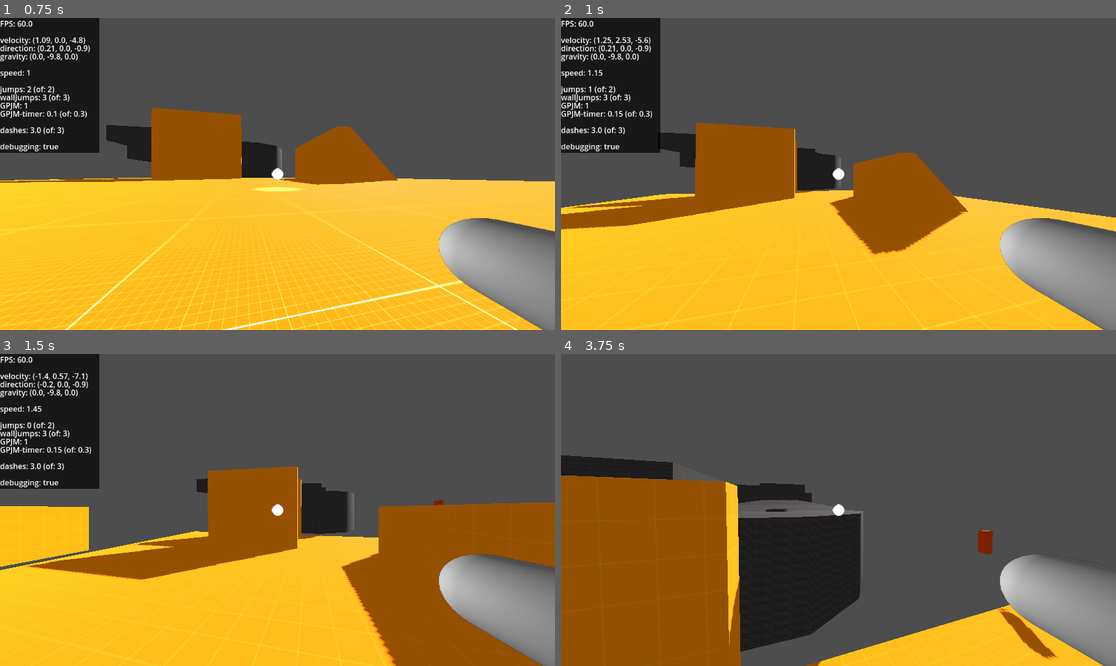
Above: before the commit, frames 1-4 (two rows, left to right).
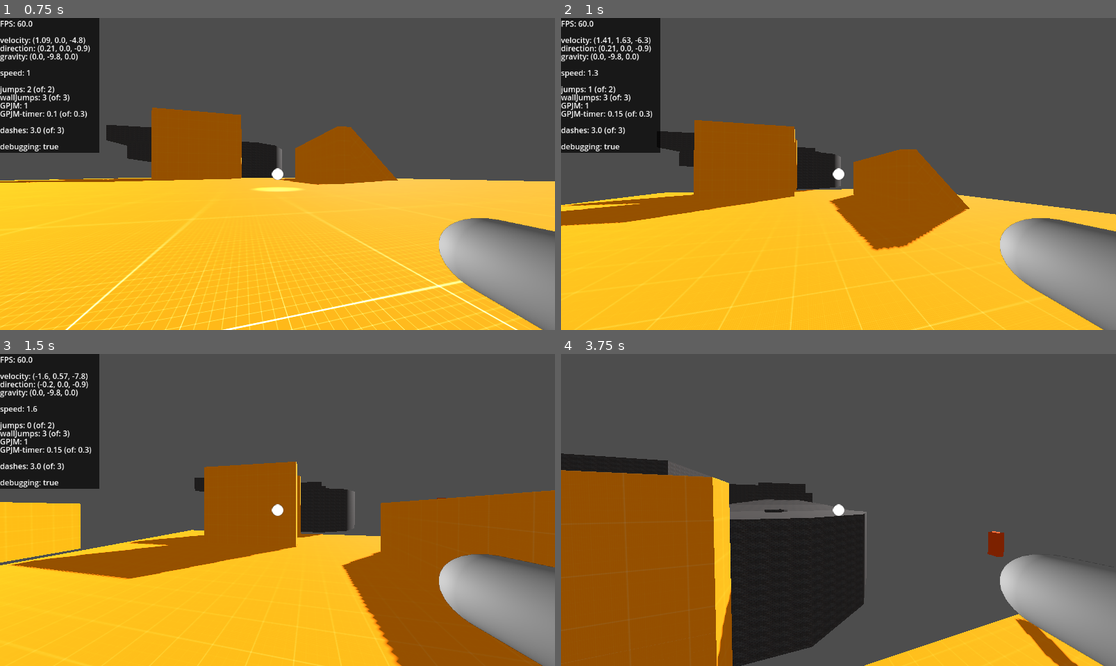
Above: after the commit, the same moments.

Repository: SebastianSchneiderbauer/3DMiami
Game: Godot game, scene res://world/scenes/world.tscn
Same seed, same stepped clock (60 frames per second), same inputs: the game is played once before the commit and once after it.
Inputs (mouse positions are in pixels of both pictures, inside the frame that each line leads up to):
- Up to frame 1 (0.75 s): tap Enter (ui_accept) at 0.5 s; move the mouse to (305, 174) at 0.52 s; hold Up (ui_up) from 0.53 s (still down); hold Ctrl (ctrl) from 0.53 s (still down)
- Up to frame 2 (1 s): keep holding Up (ui_up); keep holding Ctrl (ctrl); tap Enter (ui_accept) at 0.77, 0.8 s
- Up to frame 3 (1.5 s): keep holding Up (ui_up); tap Enter (ui_accept) at 1.07, 1.35 s; move the mouse to (249, 510) at 1.27 s; release Ctrl (ctrl) at 1.28 s
- Up to frame 4 (3.75 s): keep holding Up (ui_up); tap Enter (ui_accept) at 1.52, 1.82, 3.02, 3.32 s; tap Ctrl (ctrl) at 1.55, 2.85 s; move the mouse to (849, 503) at 2.02 s; hold Enter (ui_accept) 2.03-2.78 s; tap F (F) at 2.1 s; move the mouse to (832, 516) at 2.77 s; move the mouse to (877, 513) at 3.52 s; press the mouse at (877, 513) at 3.53 s

Frame 1 is identical in both runs. In frame 2, 2.6% of the frame differs, in the area x 0-100%, y 6-100%; in frame 3, 3.5%; in frame 4, 6.4%, in the area x 0-94%, y 31-100%.

Commit message:
clean up scripts, tweak physics of slide jumping
also sync changes to physics with player-controller

Diff:
--- a/player/scenes/playerbody.tscn
+++ b/player/scenes/playerbody.tscn
@@ -3,7 +3,7 @@
 [ext_resource type="Script" uid="uid://b3na6pfobh1r4" path="res://player/scripts/player.gd" id="1_144kg"]
 [ext_resource type="Texture2D" uid="uid://dl5gdn1eq11js" path="res://textures/3.jpg" id="2_h62rp"]
 [ext_resource type="Script" uid="uid://dnxe1rkei6s01" path="res://player/scripts/player_camera.gd" id="3_b7c5l"]
-[ext_resource type="Script" uid="uid://dyplctk7at8sm" path="res://player/scenes/sub_viewport.gd" id="4_4xq10"]
+[ext_resource type="Script" uid="uid://dyplctk7at8sm" path="res://player/scripts/sub_viewport.gd" id="4_4xq10"]
 [ext_resource type="Texture2D" uid="uid://crbun60gpeip5" path="res://textures/crosshair.png" id="5_nqgyk"]
 
 [sub_resource type="CapsuleShape3D" id="CapsuleShape3D_rf2iv"]
--- a/player/scripts/player.gd
+++ b/player/scripts/player.gd
@@ -24,9 +24,9 @@
 var wallJumps = 0
 
 var slideJumpExtraVelocity = 1
-var SJEVincrease = 0.15
-var SJEVdecrease = 1
-var SJEVdecreaseL = 0.25
+var SJEVincrease = 0.3
+var SJEVdecrease = 1.5
+var SJEVdecreaseL = 0.2
 
 var groundPoundStart = 0
 const groundPoundImpactMinHeight = 2
@@ -132,7 +132,10 @@
 
 	if (not Input.is_action_pressed("ctrl") and not groundPounding) or not can_crouch or ((Input.is_action_pressed("ctrl") and Input.is_action_just_pressed("ui_accept"))):
 		if Input.is_action_just_pressed("ui_accept") and direction != Vector3(0,direction.y,0) and not wallrunning:
-			slideJumpExtraVelocity += SJEVincrease
+			if sliding:
+				slideJumpExtraVelocity += SJEVincrease
+			else:
+				slideJumpExtraVelocity += SJEVincrease*0.5
 		crouched = false
 		sliding = false
 
@@ -219,9 +222,6 @@
 	# trigger groundpound when needed
 	if groundPounding:
 		groundPound()
-
-	# trigger crouch function
-	crouch(delta)
 
 	# Add gravity
 	if not is_on_floor():
@@ -248,8 +248,14 @@
 			velocity.y = JUMP_VELOCITY*1.5
 		elif not wallrunning and jumps > 0:
 			jumps -= 1
-			velocity.y = JUMP_VELOCITY * groundPoundJumpMultiplier
-
+
+			if sliding:
+				velocity.y = JUMP_VELOCITY*0.8
+			else:
+				velocity.y = JUMP_VELOCITY * groundPoundJumpMultiplier
+
+	# trigger crouch function
+	crouch(delta)
 
 	if wallJumpForce.length() > 0.5:
 		velocity += wallJumpForce
Not shown: 1 places in debug/scenes/debug.tscn that only renumber resources
Not shown, added: ideas.txt.uid
Renamed: player/scenes/sub_viewport.gd -> player/scripts/sub_viewport.gd
Renamed: player/scenes/sub_viewport.gd.uid -> player/scripts/sub_viewport.gd.uid
